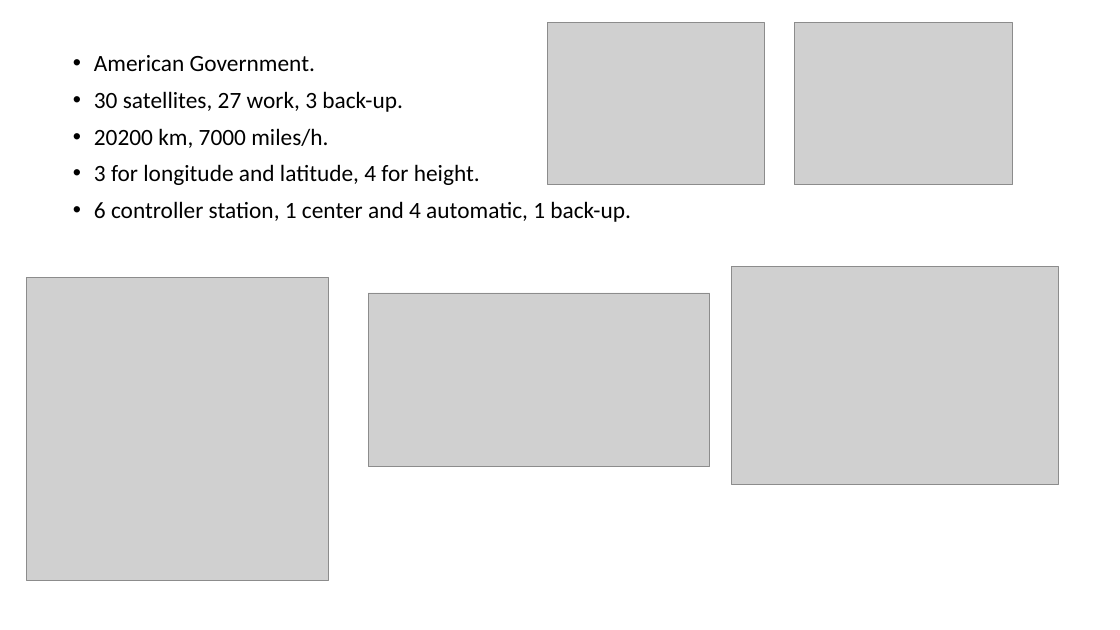
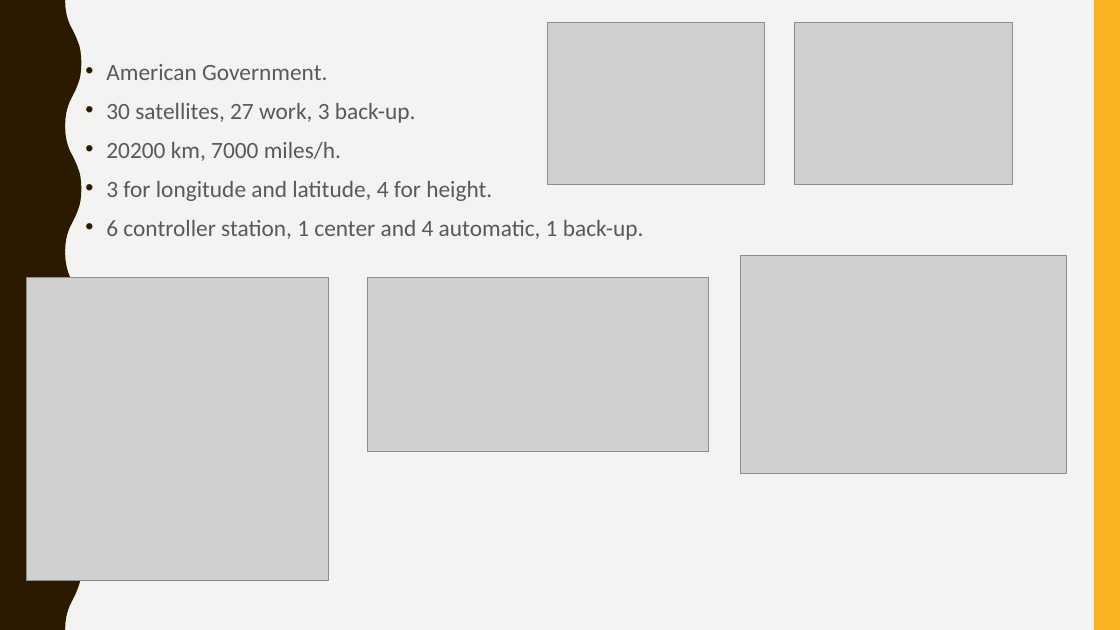
Before and after one commit to GiangHLe/GPS, a slide deck: slide 5 of GPS DETECTER PROJECT.pptx. Drawn at 1120x630 pixels with LibreOffice and Linux fonts; fonts in the diff are those of the drawing; grey boxes stand for pictures. Boxes give left, top, right and bottom in pixels: in the first picture for what was removed or moved away, otherwise in the second. Text is boxed around its words. In the diff, an @@ line names an element or a change of style, - is before the commit and + after.

```diff
--- a/GPS DETECTER PROJECT.pptx
+++ b/GPS DETECTER PROJECT.pptx
@@ background #FFFFFF to #F3F3F2 @@
@@ freeform shape added at (0, 0, 82, 630), fill #2A1A00 @@
@@ rectangle added at (1094, 0, 1120, 630), fill #F8B323 @@
@@ text "American Government.": place and size @@
-text "American Government." at (94, 55, 631, 222)
+text "American Government." at (106, 64, 644, 240)
@@ text "American Government." at (106, 64, 644, 240): text colour #000000 to #595959; line spacing 0.9 to 1.1; less space between paragraphs @@
@@ picture: place and size @@
-picture at (732, 267, 1059, 485)
+picture at (740, 255, 1067, 473)
@@ picture: place and size @@
-picture at (368, 293, 710, 467)
+picture at (367, 277, 709, 451)
```
Also in this commit, not shown: 5 other slides changed, 9 slides added, 5 slides removed.
